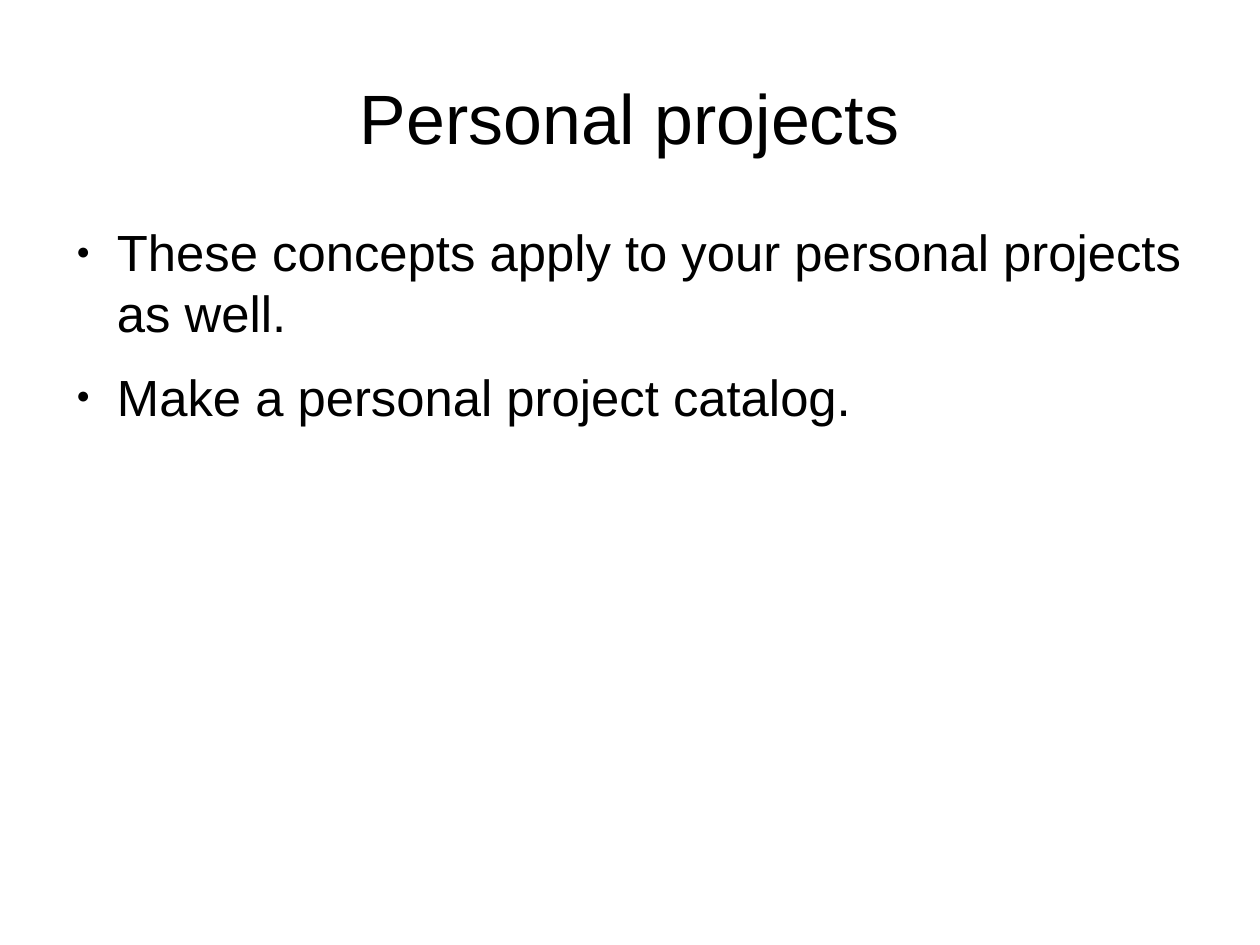
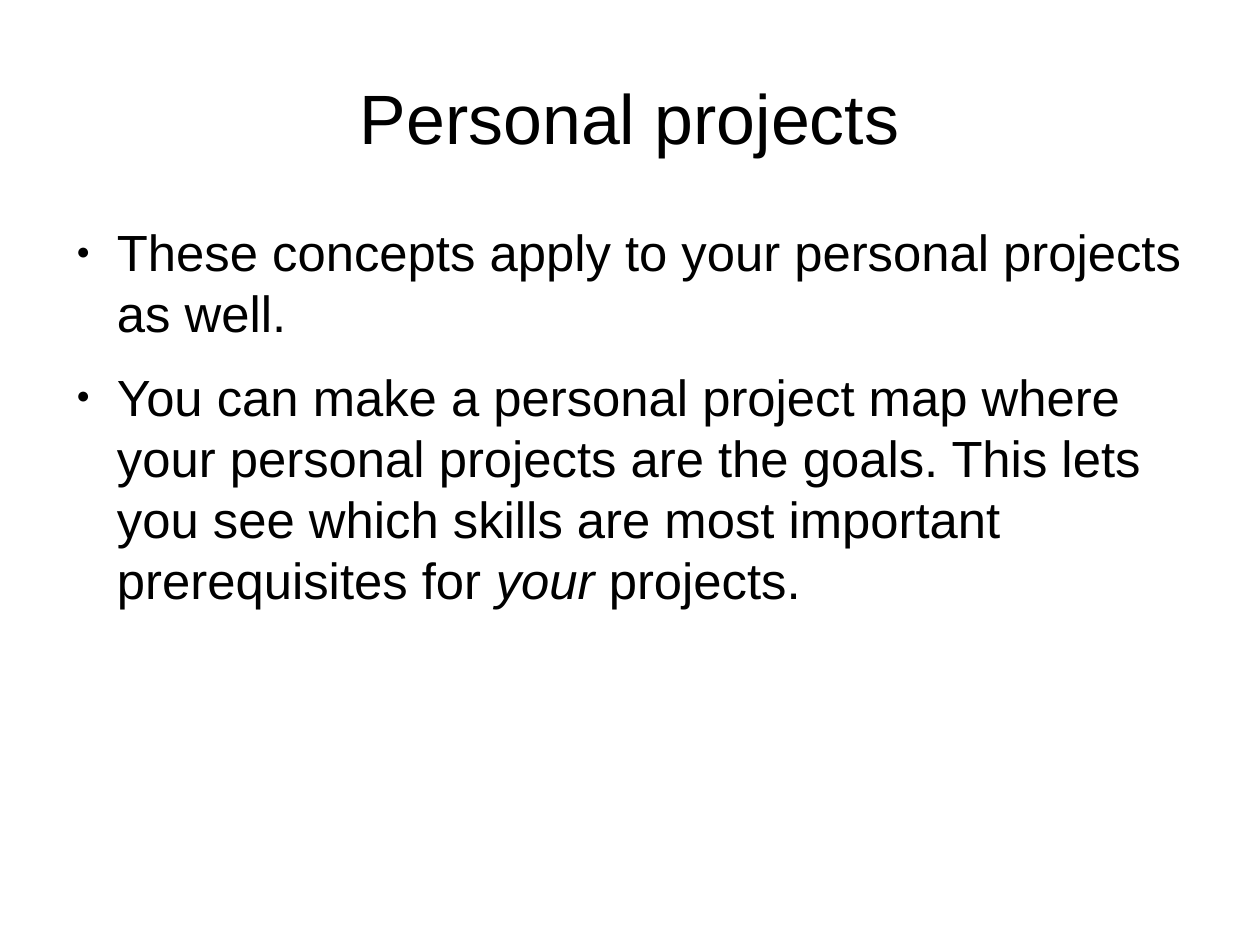
Before and after one commit to shuttle1987/CompCon2016, a slide deck: slide 22 of Slides.odp (slide 20 before the commit). Drawn at 1260x945 pixels with LibreOffice and Linux fonts; fonts in the diff are those of the drawing. Boxes give left, top, right and bottom in pixels: in the first picture for what was removed or moved away, otherwise in the second. Text is boxed around its words. In the diff, an @@ line names an element or a change of style, - is before the commit and + after.

```diff
--- a/Slides.odp
+++ b/Slides.odp
@@ text at box(117, 379, 1140, 609): text changed @@
-● Make a personal project catalog.
+● You can make a personal project map where your personal projects are the goals. This lets you see which skills are most important prerequisites for your projects.
```
Also in this commit, not shown: 10 other slides changed, 5 slides added, 3 slides removed.
